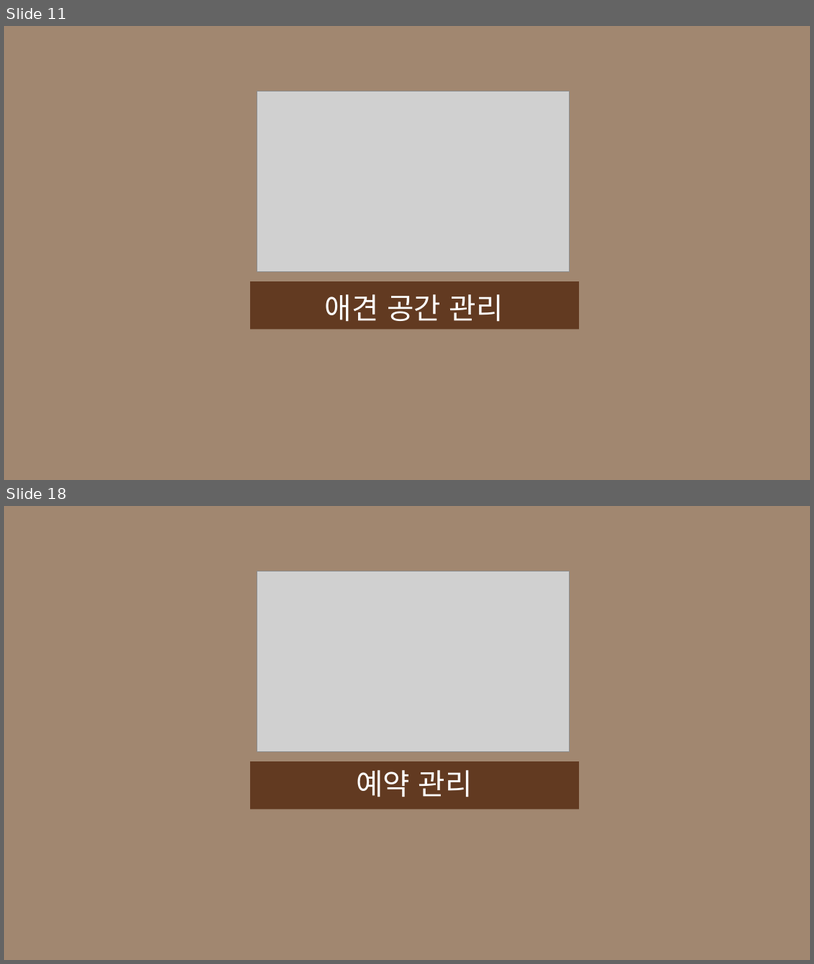
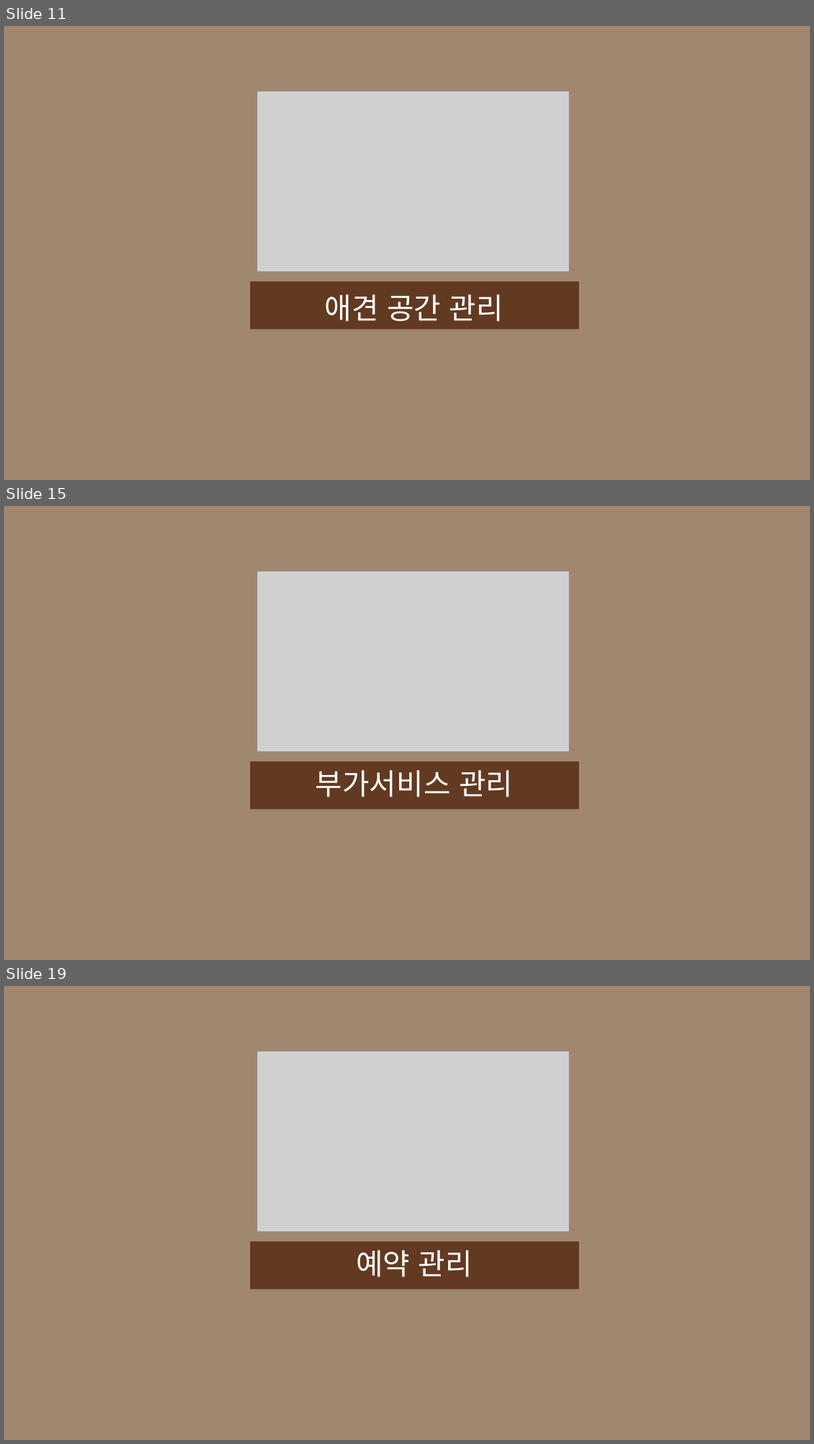
Before and after one commit to Jogging-Kim-Chaebak/PuppyPlaytime, a slide deck: 프로젝트 산출물/9. 스토리보드/Puppy Playtime 관리자 스토리보드.pptx. Shown one above the other, each under a label of ours: slides 11 and 18 before the commit, slides 11, 15 and 19 after it; the slides between them are not shown. The pictures are 814x964 and 814x1444 pixels, drawn with LibreOffice and Linux fonts; fonts in the diff are those of the drawing; grey boxes stand for pictures. Boxes give left, top, right and bottom in pixels: in the first picture for what was removed or moved away, otherwise in the second. Text is boxed around its words. In the diff, an @@ line names an element or a change of style, - is before the commit and + after.

```diff
--- a/프로젝트 산출물/9. 스토리보드/Puppy Playtime 관리자 스토리보드.pptx
+++ b/프로젝트 산출물/9. 스토리보드/Puppy Playtime 관리자 스토리보드.pptx
@@ slide 15 added at box(4, 506, 810, 960), background #A18770 @@
@@ picture added at box(257, 572, 570, 753) @@
@@ rectangle added at box(250, 762, 579, 809), fill #623A21 @@
@@ title added at box(316, 770, 513, 798), 26.3 pt, text #FFFFFF @@
+부가서비스 관리
@@ what was slide 18 is now slide 19 @@
```
Also in this commit, not shown: 23 slides changed, 2 slides removed, 12 other files.
